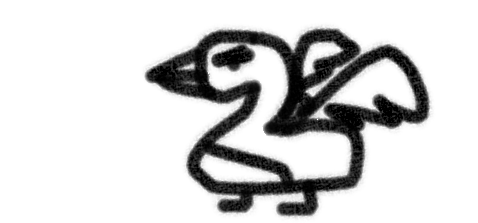
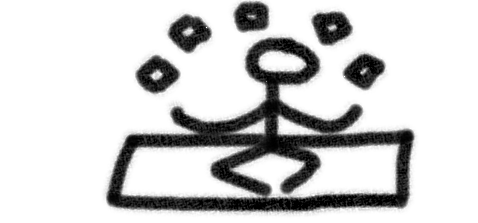
Two versions of the same layered image (478x223). Layer-by-layer changes:
added layer "Paint Layer 22" above "Paint Layer 21" over [101, 0, 435, 221]
hid "Paint Layer 21", painted on it over [128, 0, 435, 221]
